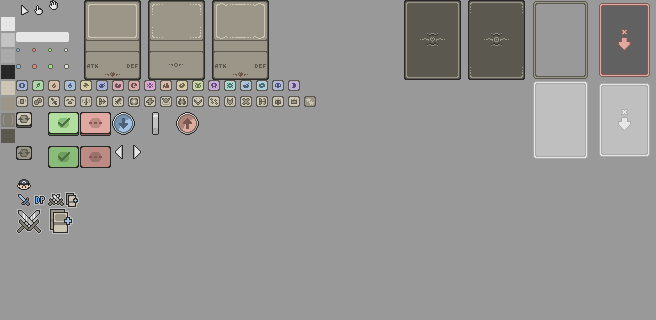
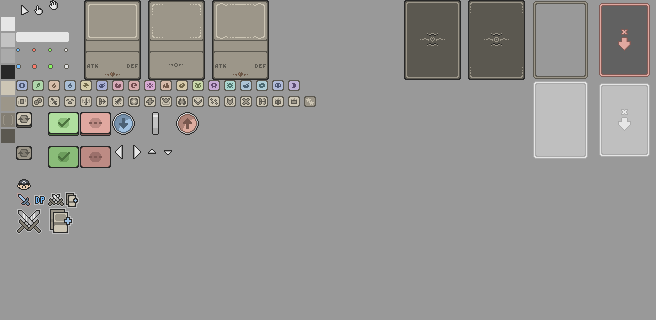
Layers edited between the first and the second 656 x 320 image:
painted on "main" (2nd of 2, in "main") over [148, 149, 172, 155]
